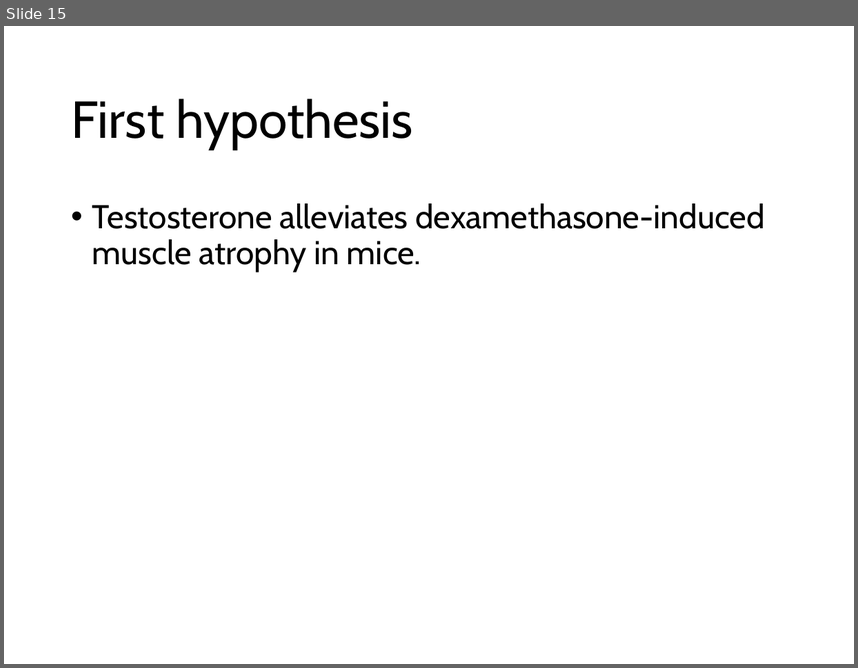
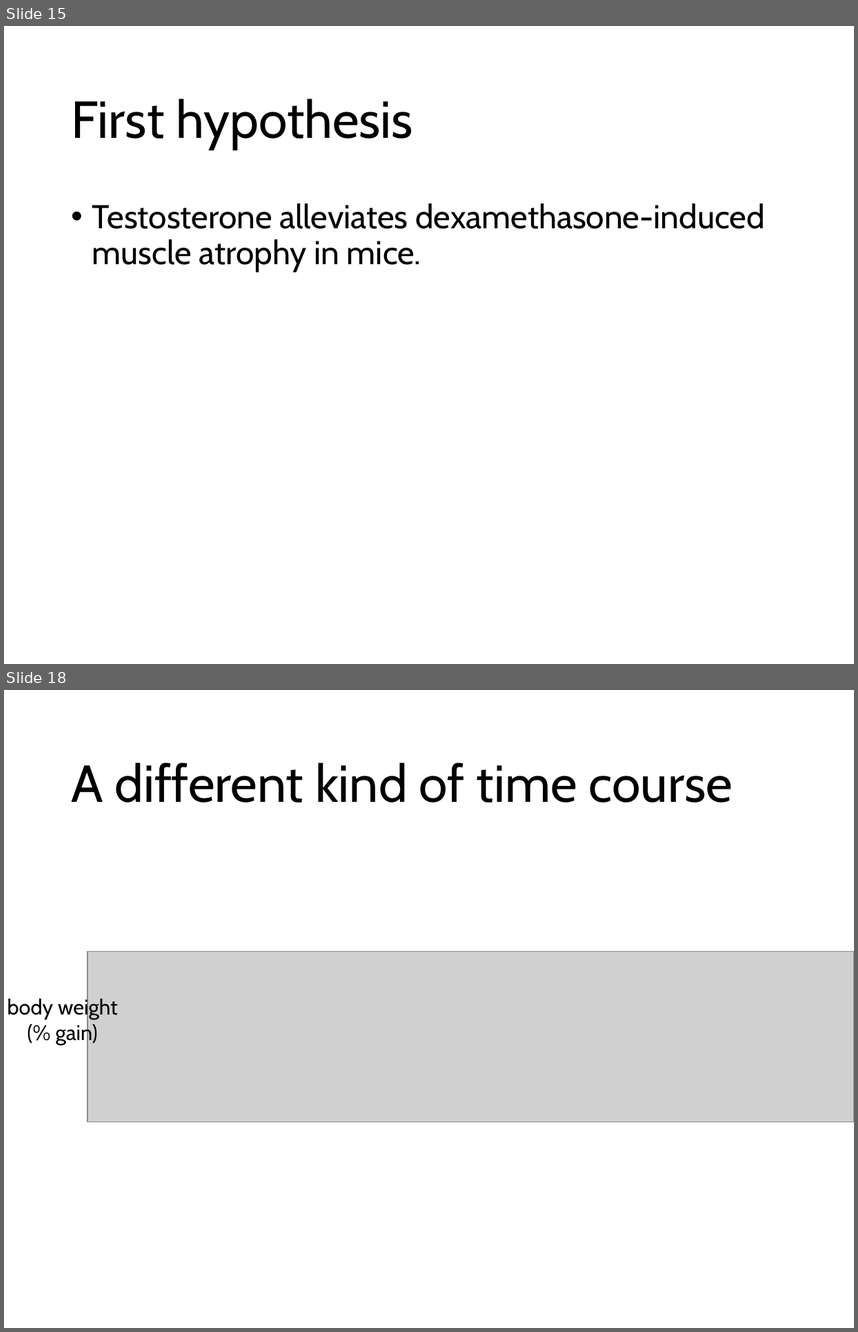
Before and after one commit to nvalexander/dissertation, a slide deck: defense.pptx. Shown one above the other, each under a label of ours: slide 15 before the commit, slides 15 and 18 after it; the slides between them are not shown. The pictures are 858x668 and 858x1332 pixels, drawn with LibreOffice and Linux fonts; fonts in the diff are those of the drawing; grey boxes stand for pictures. Boxes give left, top, right and bottom in pixels: in the first picture for what was removed or moved away, otherwise in the second. Text is boxed around its words. In the diff, an @@ line names an element or a change of style, - is before the commit and + after.

```diff
--- a/defense.pptx
+++ b/defense.pptx
@@ slide 18 added at box(4, 690, 854, 1328), background #FFFFFF @@
@@ title added at box(71, 762, 733, 802), 44 pt, text #000000 @@
+A different kind of time course
@@ picture added at box(87, 951, 854, 1122) @@
@@ text added at box(7, 996, 118, 1044), 18 pt, text #000000 @@
+body weight
+(% gain)
```
Also in this commit, not shown: 18 other slides added, 3 other files.
